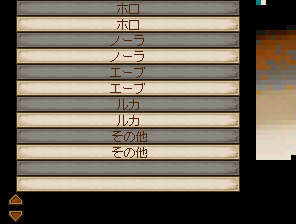
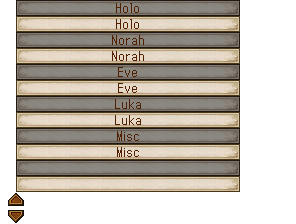
Revision of a layered w=296, h=224 image; what changed, layer by layer:
hid "L25" over left=256, top=0, right=296, bottom=160
painted on "Menu_0_0" over left=116, top=3, right=139, bottom=14
painted on "Menu_1_0" over left=116, top=19, right=139, bottom=30
painted on "Menu_2_0" over left=110, top=35, right=144, bottom=46
painted on "Menu_3_0" over left=110, top=51, right=144, bottom=62
painted on "Menu_4_0" over left=110, top=67, right=145, bottom=78
painted on "Menu_5_0" over left=110, top=83, right=145, bottom=94
painted on "Menu_6_0" over left=115, top=99, right=141, bottom=110
painted on "Menu_7_0" over left=115, top=115, right=141, bottom=126
painted on "Menu_8_0" over left=112, top=131, right=147, bottom=142
painted on "Menu_9_0" over left=112, top=147, right=147, bottom=158
